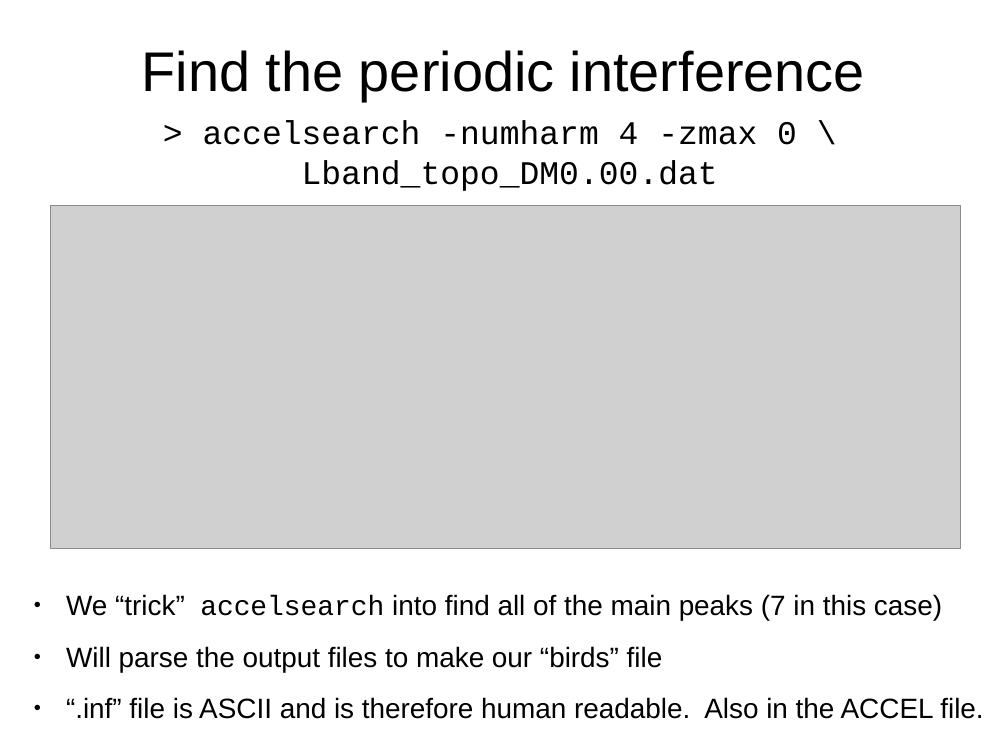
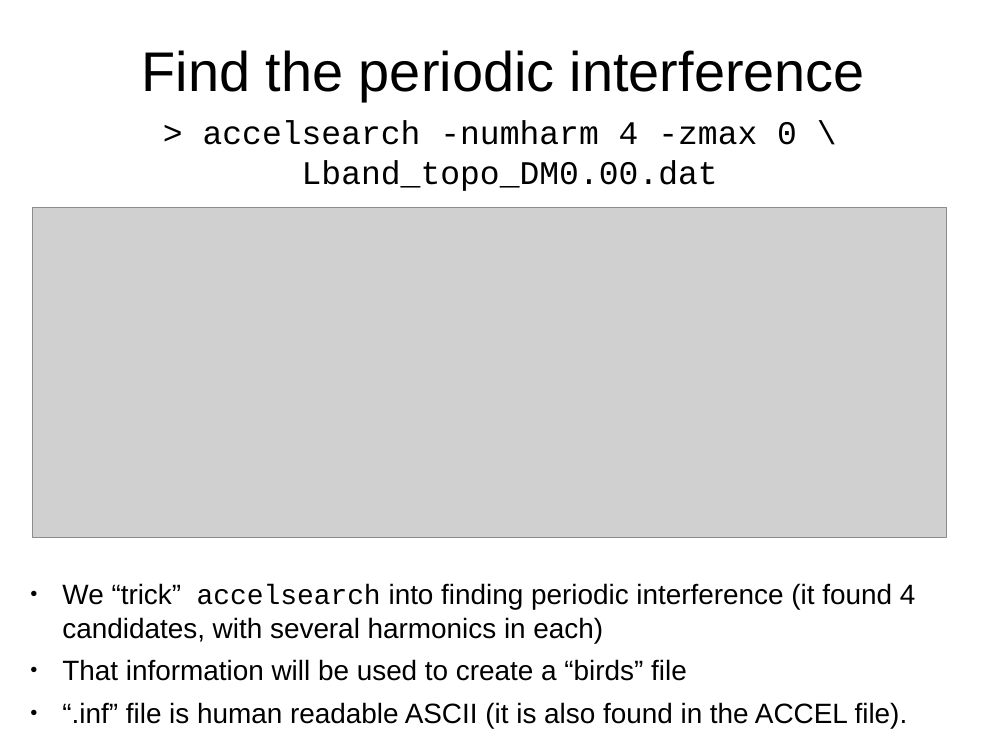
Before and after one commit to scottransom/presto, a slide deck: slide 12 of docs/PRESTO_search_tutorial.odp. Drawn at 1008x756 pixels with LibreOffice and Linux fonts; fonts in the diff are those of the drawing; grey boxes stand for pictures. Boxes give left, top, right and bottom in pixels: in the first picture for what was removed or moved away, otherwise in the second. Text is boxed around its words. In the diff, an @@ line names an element or a change of style, - is before the commit and + after.

```diff
--- a/docs/PRESTO_search_tutorial.odp
+++ b/docs/PRESTO_search_tutorial.odp
@@ picture: place and size @@
-picture at (50,206,960,549)
+picture at (33,207,947,538)
@@ text at (62,583,916,728): text changed @@
-● We “trick” accelsearch into find all of the main peaks (7 in this case)
-● Will parse the output files to make our “birds” file
-● “.inf” file is ASCII and is therefore human readable. Also in the ACCEL file.
+● We “trick” accelsearch into finding periodic interference (it found 4 candidates, with several harmonics in each)
+● That information will be used to create a “birds” file
+● “.inf” file is human readable ASCII (it is also found in the ACCEL file).
```
Also in this commit, not shown: 13 other slides changed, 2 slides added, 1 slide removed, 1 other file.
